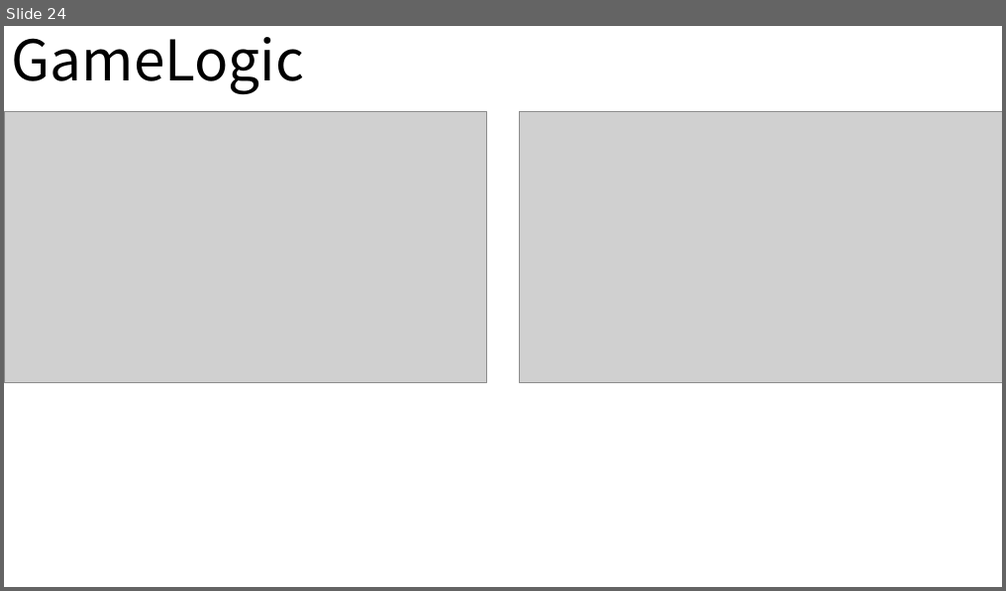
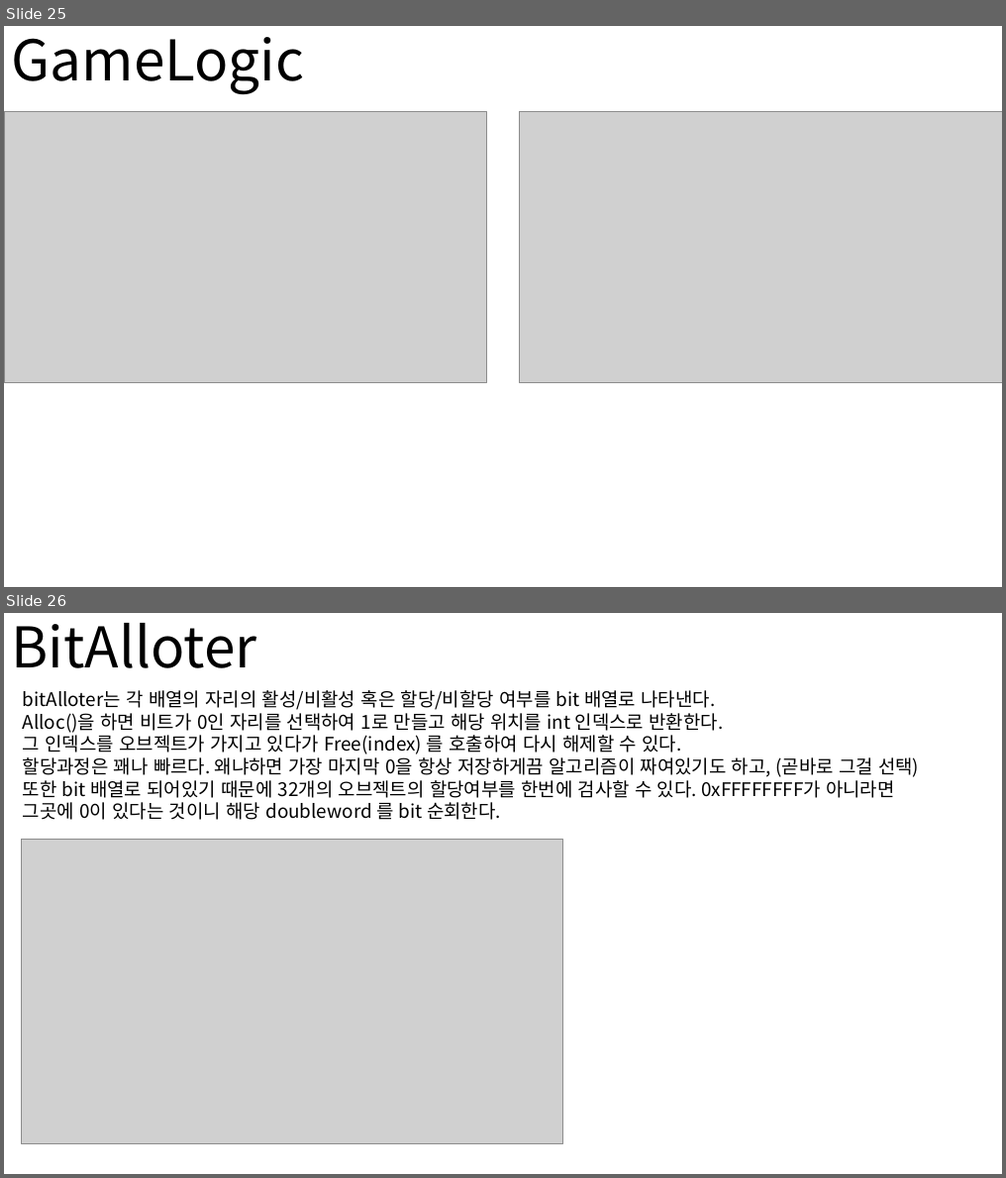
Before and after one commit to nohc2001/PulseCity, a slide deck: Conference/GraphicsStudy/GraphicsHighLevelDesign.pptx. Shown one above the other, each under a label of ours: slide 24 before the commit, slides 25 and 26 after it. The pictures are 1006x591 and 1006x1178 pixels, drawn with LibreOffice and Linux fonts; fonts in the diff are those of the drawing; grey boxes stand for pictures. Boxes give left, top, right and bottom in pixels: in the first picture for what was removed or moved away, otherwise in the second. Text is boxed around its words. In the diff, an @@ line names an element or a change of style, - is before the commit and + after.

```diff
--- a/Conference/GraphicsStudy/GraphicsHighLevelDesign.pptx
+++ b/Conference/GraphicsStudy/GraphicsHighLevelDesign.pptx
@@ slide 26 added at bbox=[4, 613, 1002, 1174], background #FFFFFF @@
@@ title added at bbox=[12, 623, 257, 668], 54 pt, text #000000 @@
+BitAlloter
@@ text added at bbox=[23, 690, 919, 820], 18 pt, text #000000 @@
+bitAlloter는 각 배열의 자리의 활성/비활성 혹은 할당/비할당 여부를 bit 배열로 나타낸다.
+Alloc()을 하면 비트가 0인 자리를 선택하여 1로 만들고 해당 위치를 int 인덱스로 반환한다.
+그 인덱스를 오브젝트가 가지고 있다가 Free(index) 를 호출하여 다시 해제할 수 있다.
+할당과정은 꽤나 빠르다. 왜냐하면 가장 마지막 0을 항상 저장하게끔 알고리즘이 짜여있기도 하고, (곧바로 그걸 선택)
+또한 bit 배열로 되어있기 때문에 32개의 오브젝트의 할당여부를 한번에 검사할 수 있다. 0xFFFFFFFF가 아니라면
+그곳에 0이 있다는 것이니 해당 doubleword 를 bit 순회한다.
@@ picture added at bbox=[21, 840, 563, 1145] @@
@@ what was slide 24 is now slide 25 @@
```
Also in this commit, not shown: 6 slides changed, 7 other slides added, 4 slides removed, 14 other files.
